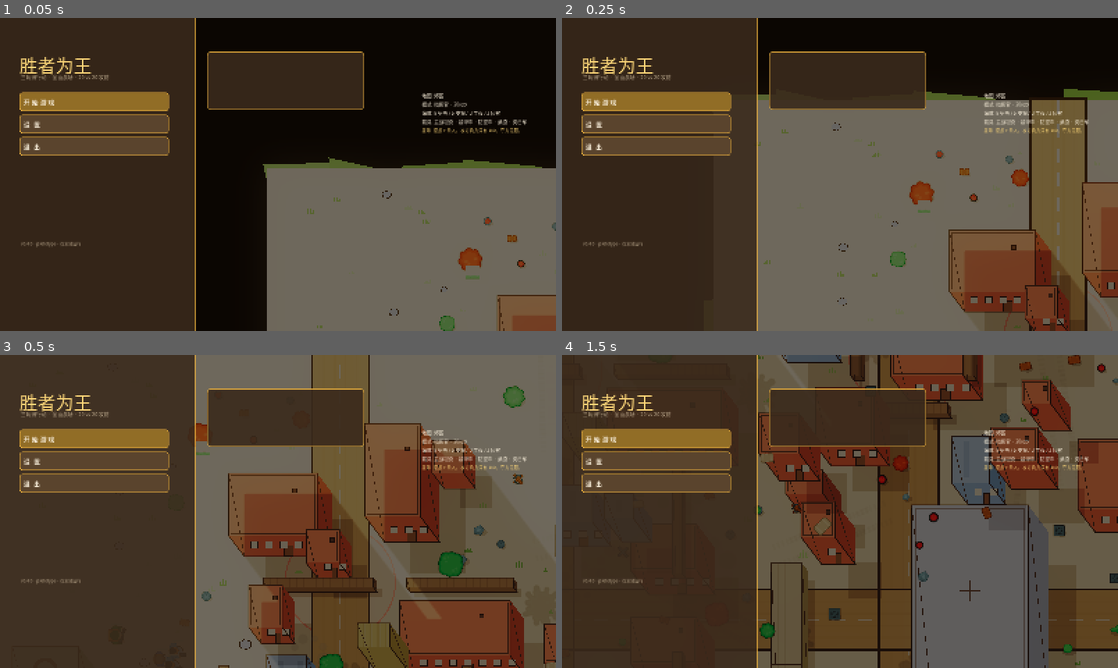
Above: before the commit, frames 1-4 (two rows, left to right).
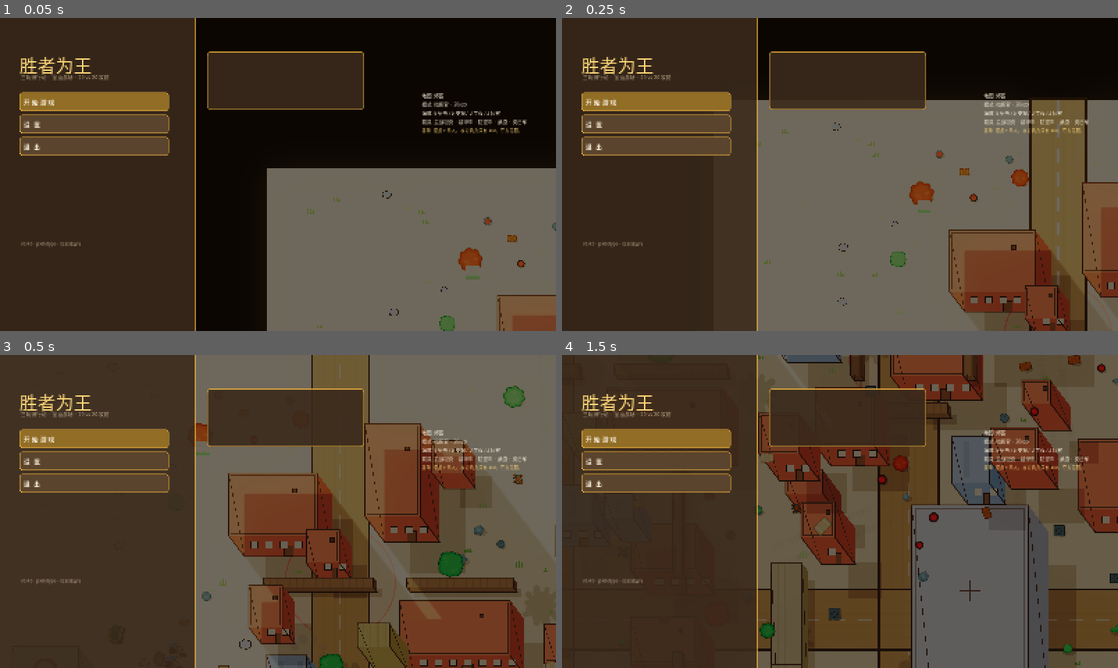
Above: after the commit, the same moments.

Repository: nsdkoo/delta-force-godot
Game: Godot game, scene res://scenes/Main.tscn
Same seed, same stepped clock (60 frames per second), same inputs: the game is played once before the commit and once after it.
Inputs (mouse positions are in pixels of both pictures, inside the frame that each line leads up to):
- Up to frame 1 (0.05 s): no input
- Up to frame 2 (0.25 s): no input
- Up to frame 3 (0.5 s): no input
- Up to frame 4 (1.5 s): move the mouse to (962, 495) at 0.52 s; hold D (move_right) 0.53-1.25 s; tap 3 (aps) at 0.6 s; click (962, 495) at 0.67 s; drag from (728, 527) to (812, 574) at 1.27 s

The runs differ from the first frame. In frame 1, 0.7% of the frame differs, in the area x 47-98%, y 44-52%; in frame 2, 0.5%; in frame 3, nothing differs; in frame 4, nothing differs.

Commit message:
地面从平涂色块换成真地形砖
Kenney Tower Defense 包里有 299 块地形砖，之前只取了 13 块（工事塔）。
这次把草地/泥土/沙地/石板四族共 11 款纯色砖拿出来，按区域平铺，
替换掉原来手绘的半透明色斑 —— 那批色斑叠多了会发暗发泥，
而且"程序生成的椭圆"一眼就能看出来。

平铺的三个细节：
- draw_texture_rect(tile=true) 依赖画布项的 TEXTURE_REPEAT_ENABLED，
  地形绘制层要先开一次
- 同一款砖平铺一大片会看出重复，混 2~3 款同族砖 + 随机镜像就看不出来了
- 平铺顺序：先整幅草地，再叠各功能区，最后用草地条盖住功能区直边

新增 `-- --offscreen`：把窗口挪到屏幕外再截屏。教练在打真游戏的时候
任何弹到前台的窗口都会把他切出对局，挪到屏幕外既能正常渲染又不盖他的画面。

Diff:
--- a/autoload/asset_db.gd
+++ b/autoload/asset_db.gd
@@ -93,6 +93,12 @@
 	_load_dir(DIR_FX, FX_TEXTURES, "fx_")
 	_load_dir(DIR_KTILE, K_TILES, "kt_")
 	_load_dir(DIR_KFX, K_FX, "kf_")
+	# 地形砖：Ground 区域平铺用（Tower Defense 包）
+	for n in ["ground_grass", "ground_grass_b", "ground_grass_c", "ground_dirt",
+			"ground_dirt_b", "ground_dirt_c", "ground_sand", "ground_sand_b",
+			"ground_stone", "ground_stone_b", "ground_stone_c",
+			"patch_grass_round", "decal_crater", "decal_scatter"]:
+		tex["gt_" + n] = _load("res://assets/kenney/ground/" + n + ".png")
 	for n in K_HULLS:
 		tex["kh_" + n] = _load(DIR_KVEH + n + ".png")
 	for n in K_TURRETS:
@@ -190,6 +196,11 @@
 	return tex.get("tile_" + name, null)
 
 # ---------------------------------------------------------------- Kenney 取用
+## 地形砖（Kenney Tower Defense，CC0）。draw_texture_rect 要平铺依赖
+## 画布项的 TEXTURE_REPEAT_ENABLED，调用方需要自己开
+func gtile(name: String) -> Texture2D:
+	return tex.get("gt_" + name, null)
+
 func ktile(name: String) -> Texture2D:
 	return tex.get("kt_" + name, null)
 
--- a/autoload/game_config.gd
+++ b/autoload/game_config.gd
@@ -328,6 +328,33 @@
 	},
 }
 
+
+# ---------------------------------------------------------------- 地图
+## 四张地图，各自带一个"打出来才生效"的机制。
+## 这些机制是胜者为王最有辨识度的部分：地图不是固定棋盘，
+## 会被炮火和玩家的操作改写 —— 攻防路线会变，据点数量会变
+const MAPS := {
+	"jinqu": {
+		"name": "烬区", "mechanic": "c1_missile",
+		"desc": "C1 厂房挨两发制导导弹后坍塌，转为进攻方默认基地，防守方无法夺回",
+	},
+	"linjiedian": {
+		"name": "临界点", "mechanic": "c1_neutral",
+		"desc": "C1 被两发导弹摧毁退出争夺；攻方兵力跌破 75 时，C2 正门旁炸开新路，提前解锁下一区域",
+	},
+	"panxue": {
+		"name": "攀升", "mechanic": "tower_collapse",
+		"desc": "D 区尖塔挨三轮轰炸后塌陷，开启地下据点 D2，攻方兵力转为无限",
+	},
+	"yuzhen": {
+		"name": "余震", "mechanic": "quake",
+		"desc": "B 点三次地震后大楼坍塌开出新路线；指挥官可拉闸人为提前触发",
+	},
+}
+
+static func map_name(id: String) -> String:
+	return MAPS.get(id, {}).get("name", id)
+
 # ---------------------------------------------------------------- 输入动作名
 const ACTIONS := {
 	"move_up": [KEY_W], "move_down": [KEY_S], "move_left": [KEY_A], "move_right": [KEY_D],
--- a/scripts/main.gd
+++ b/scripts/main.gd
@@ -63,6 +63,11 @@
 	# 命令行 `-- --scoreboard`：强制展开计分板（截图用）
 	if args.has("--scoreboard"):
 		hud.force_scoreboard = true
+	# 命令行 `-- --offscreen`：把窗口挪到屏幕外再截屏。
+	# 教练在打真游戏的时候，任何弹到前台来的窗口都会把他切出对局 ——
+	# 挪到屏幕外既能正常渲染（截图不走样），又不会盖住他的画面
+	if args.has("--offscreen"):
+		DisplayServer.window_set_position(Vector2i(2600, 60))
 	# 命令行 `-- --zoom=3`：把相机推近，用于逐像素检查单位与建筑的描边（美术走查用）
 	for a in args:
 		if a.begins_with("--zoom="):
--- a/scripts/systems/jinqiu_map.gd
+++ b/scripts/systems/jinqiu_map.gd
@@ -32,6 +32,7 @@
 var rng := RandomNumberGenerator.new()
 ## 卡通地景（纯装饰，不参与碰撞/导航/视线）
 var _fields: Array = []            ## {"pts","color"} 地形色块
+var _gtile_cache: Dictionary = {}  ## 地形砖缓存
 var terrain: Node2D = null         ## 地面绘制层（承接建筑投影）
 var _tufts: Array = []             ## {"pos","size","color"} 草丛
 var _rocks: Array = []             ## {"pos","size"} 石堆
@@ -59,6 +60,12 @@
 	_build_nav_grid()
 	# 地景装饰要等建筑与碰撞都建好之后再撒，否则会撒进墙里
 	_generate_terrain_fields()
+	for t in ["ground_grass", "ground_grass_b", "ground_grass_c", "ground_dirt",
+			"ground_dirt_b", "ground_dirt_c", "ground_sand", "ground_sand_b",
+			"ground_stone", "ground_stone_b", "ground_stone_c"]:
+		var tex := AssetDB.gtile(t)
+		if tex != null:
+			_gtile_cache[t] = tex
 	_generate_cartoon_decor()
 	print("[Jinqiu] 建筑 %d / 地物 %d(节点 %d) / 遮挡体 %d / 导航格 %d x %d / 可通行 %d"
 		% [buildings.size(), props.size(), props_root.get_child_count(),
@@ -226,6 +233,7 @@
 	terrain.name = "Terrain"
 	terrain.z_index = -35
 	terrain.light_mask = RenderRig.LAYER_GROUND
+	terrain.texture_repeat = CanvasItem.TEXTURE_REPEAT_ENABLED
 	terrain.draw.connect(_draw_terrain_fields)
 	add_child(terrain)
 
@@ -326,9 +334,39 @@
 			pts.append(Vector2(x0 + rng.randf_range(-jt, jt), y0 + cell + rng.randf_range(-jt, jt)))
 			_fields.append({"pts": pts, "color": col})
 
+## 按区域平铺真地形砖。平铺顺序很重要：先铺整幅草地，再叠各功能区，
+## 最后用草地条盖住南北两条边 —— 和早先的分区逻辑一致，只是从
+## "多边形填色"换成了"贴图平铺"，地面从色块变成了有纹理的手绘砖
 func _draw_terrain_fields() -> void:
-	for f in _fields:
-		terrain.draw_colored_polygon(f["pts"], f["color"])
+	var W := GameConfig.WORLD_SIZE.x
+	var H := GameConfig.WORLD_SIZE.y
+	_tile_region(Rect2(0, 0, W, H), ["ground_grass", "ground_grass_b", "ground_grass_c"], 64.0)
+	_tile_region(Rect2(620, 300, 840, H - 600), ["ground_dirt", "ground_dirt_b", "ground_dirt_c"], 64.0)
+	_tile_region(Rect2(1460, 300, 900, H - 600), ["ground_sand", "ground_sand_b"], 64.0)
+	_tile_region(Rect2(2360, 300, 840, H - 600), ["ground_stone", "ground_stone_b", "ground_stone_c"], 64.0)
+	_tile_region(Rect2(3200, 300, W - 3200, H - 600), ["ground_dirt", "ground_dirt_b"], 64.0)
+	# 南北两条草地边最后盖上去，把功能区的直边藏掉
+	_tile_region(Rect2(0, 0, W, 300), ["ground_grass", "ground_grass_b"], 64.0)
+	_tile_region(Rect2(0, H - 300, W, 300), ["ground_grass", "ground_grass_c"], 64.0)
+
+## 用几款同族地砖随机混铺一块矩形区域。
+## 同一款砖平铺一大片会看出明显重复，混 2~3 款 + 随机镜像就看不出来了
+func _tile_region(rect: Rect2, tiles: Array, cell: float) -> void:
+	var pool: Array = []
+	for t in tiles:
+		if _gtile_cache.has(t):
+			pool.append(_gtile_cache[t])
+	var cols := int(ceil(rect.size.x / cell))
+	var rows := int(ceil(rect.size.y / cell))
+	for iy in rows:
+		for ix in cols:
+			if pool.is_empty():
+				return
+			var tex: Texture2D = pool[rng.randi() % pool.size()]
+			var pos := rect.position + Vector2(float(ix) * cell, float(iy) * cell)
+			var flip := rng.randf() < 0.5
+			terrain.draw_texture_rect(tex, Rect2(pos, Vector2(cell, cell)), false,
+				Color.WHITE, flip)
 
 # ============================================================ 道路
 func _draw_roads() -> void:
Binary file added: assets/kenney/ground/decal_crater.png
Binary file added: assets/kenney/ground/decal_scatter.png
Binary file added: assets/kenney/ground/ground_dirt.png
Binary file added: assets/kenney/ground/ground_dirt_b.png
Binary file added: assets/kenney/ground/ground_dirt_c.png
Binary file added: assets/kenney/ground/ground_grass.png
Binary file added: assets/kenney/ground/ground_grass_b.png
Binary file added: assets/kenney/ground/ground_grass_c.png
Binary file added: assets/kenney/ground/ground_sand.png
Binary file added: assets/kenney/ground/ground_sand_b.png
Binary file added: assets/kenney/ground/ground_stone.png
Binary file added: assets/kenney/ground/ground_stone_b.png
(and 2 more such lines)
